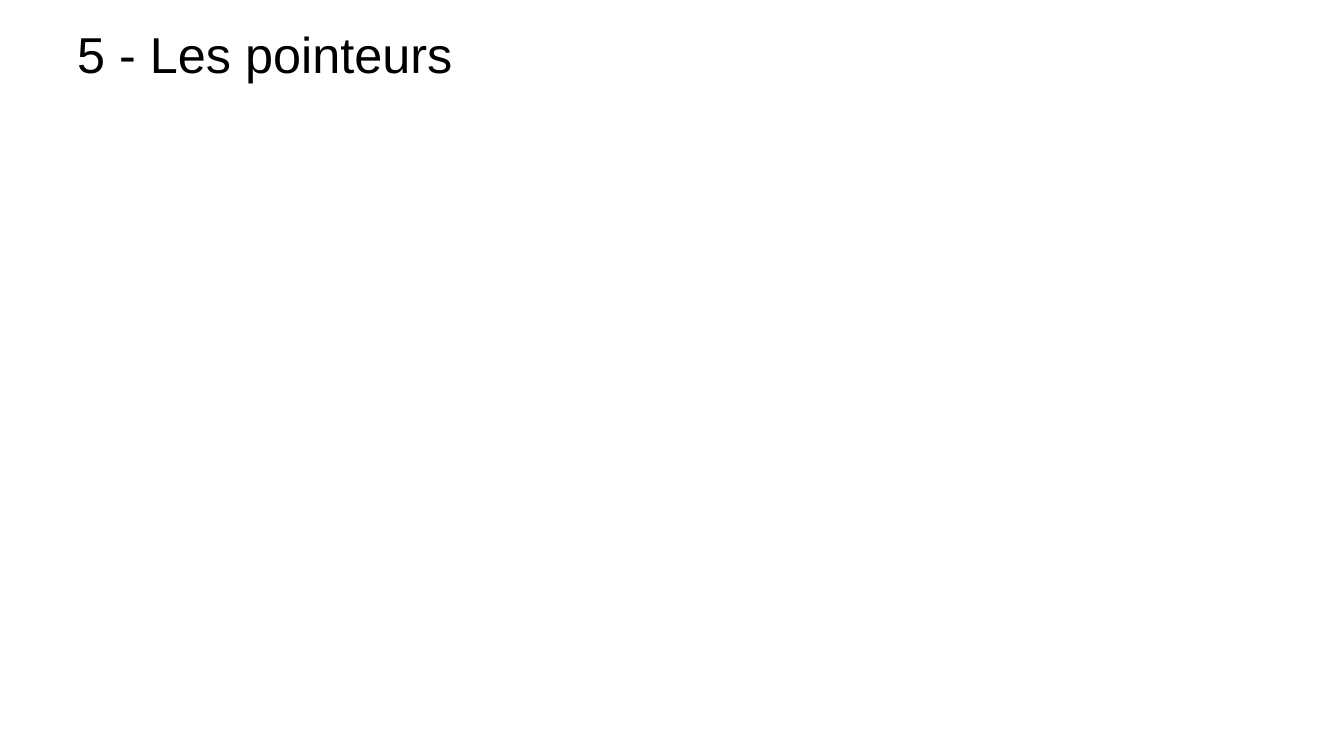
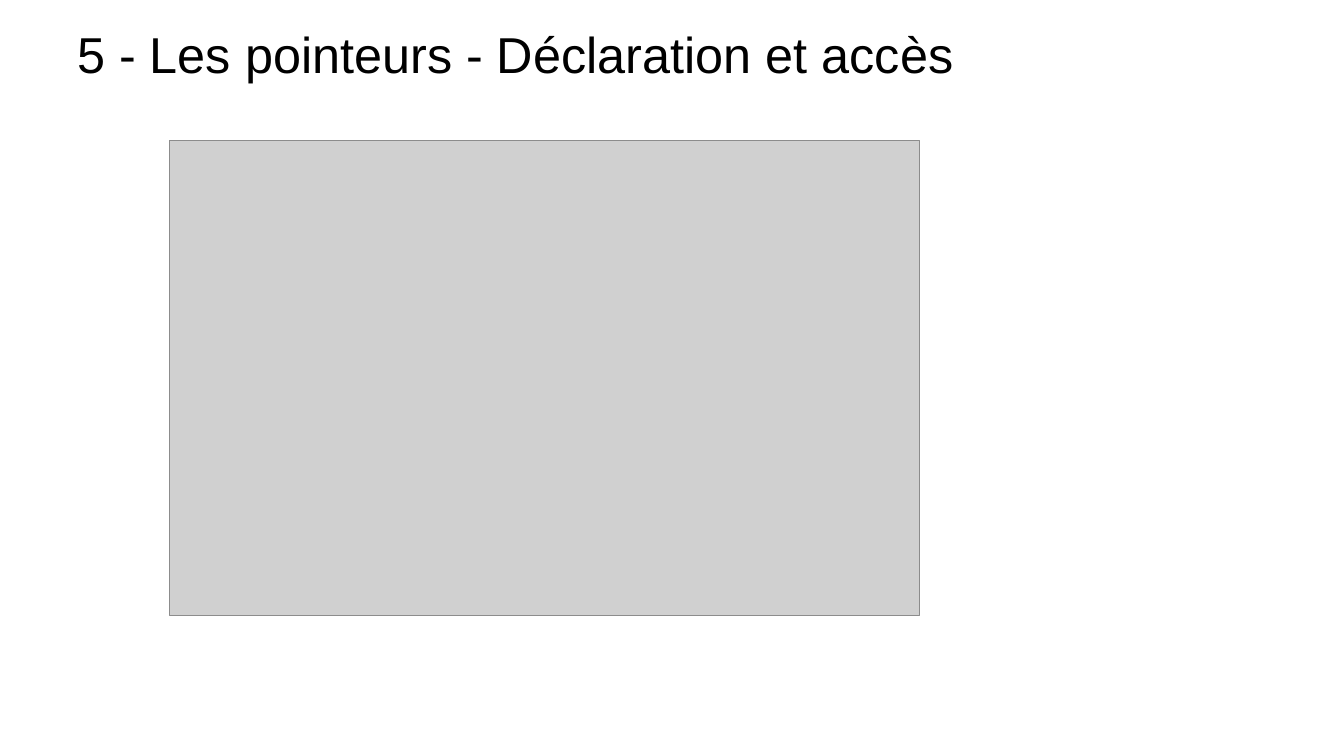
Before and after one commit to t-tortosa/cppCourses, a slide deck: slide 21 of POO.pptx (slide 18 before the commit). Drawn at 1344x756 pixels with LibreOffice and Linux fonts; fonts in the diff are those of the drawing; grey boxes stand for pictures; background and template pictures are left out. Boxes give left, top, right and bottom in pixels: in the first picture for what was removed or moved away, otherwise in the second. Text is boxed around its words. In the diff, an @@ line names an element or a change of style, - is before the commit and + after.

```diff
--- a/POO.pptx
+++ b/POO.pptx
@@ title at [77, 36, 954, 83]: text changed @@
-5 - Les pointeurs
+5 - Les pointeurs - Déclaration et accès
@@ picture added at [170, 141, 921, 616] @@
```
Also in this commit, not shown: 11 other slides changed, 7 slides added, 1 slide removed, 9 other files.
